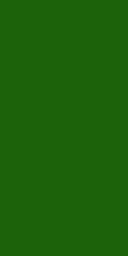
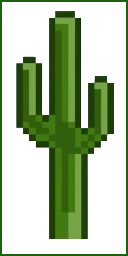
Layers edited between the first and the second 128 × 256 image:
added layer "Background copy #1" above "Background copy" over (2, 2, 126, 254)
added layer "Background copy" above "Background" over (16, 11, 114, 239)
hid "Background" over (2, 2, 126, 254)
